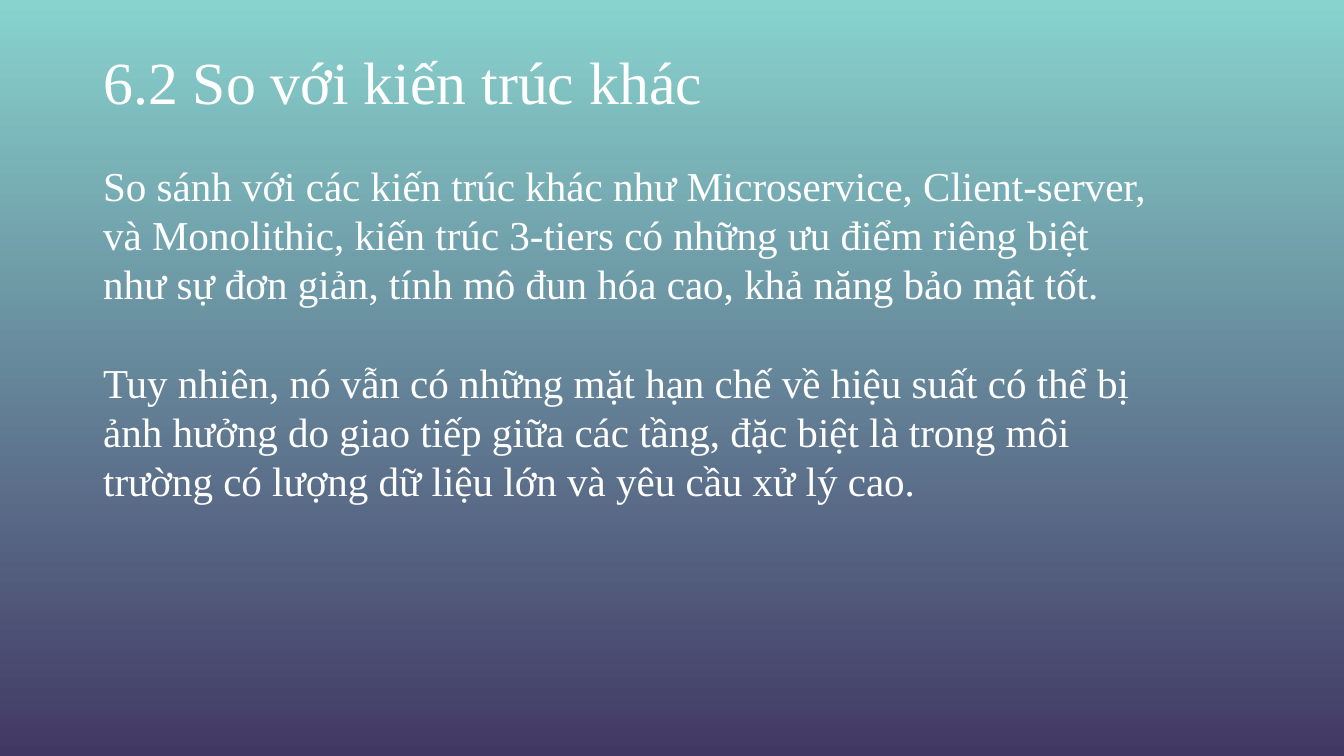
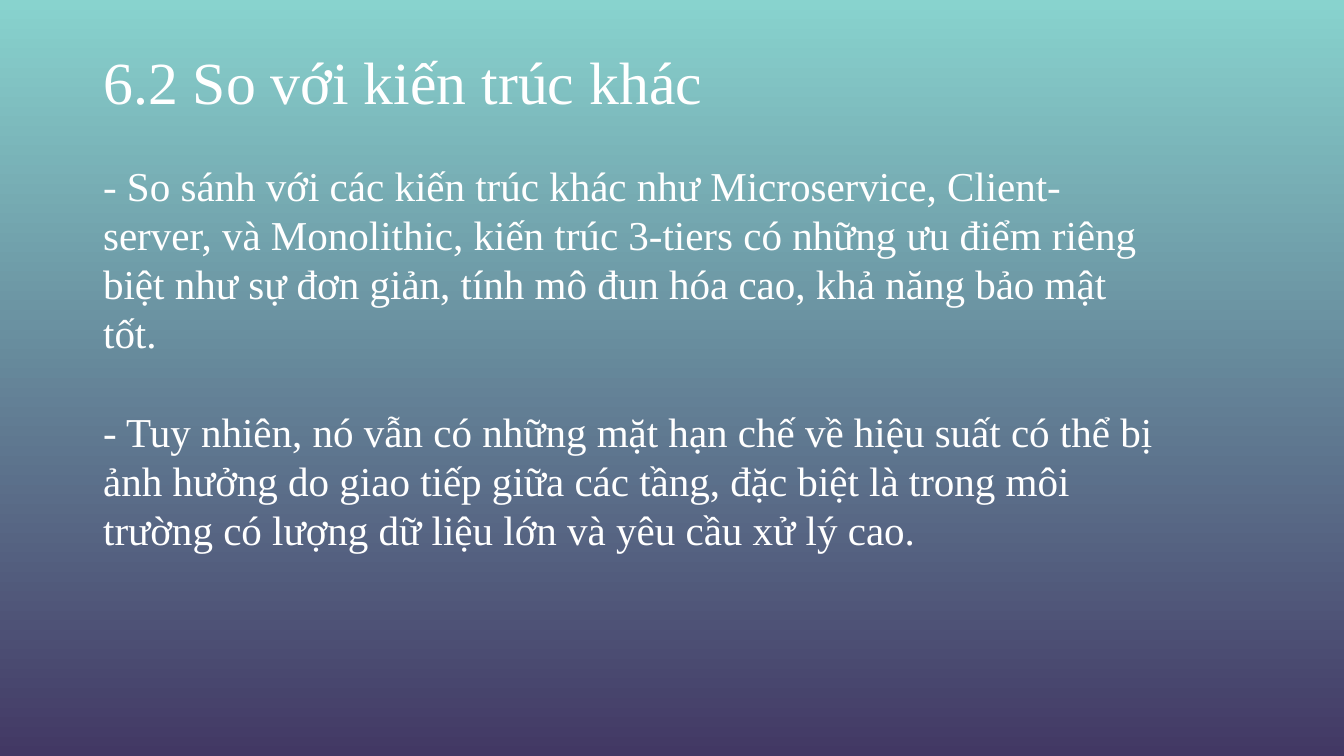
Before and after one commit to hoangtienmanhduc/Nhom14_KienTrucThietKePhanMem-, a slide deck: slide 34 of KTVTKPM.pptx. Drawn at 1344x756 pixels with LibreOffice and Linux fonts; fonts in the diff are those of the drawing; background and template pictures are left out. Boxes give left, top, right and bottom in pixels: in the first picture for what was removed or moved away, otherwise in the second. Text is boxed around its words. In the diff, an @@ line names an element or a change of style, - is before the commit and + after.

```diff
--- a/KTVTKPM.pptx
+++ b/KTVTKPM.pptx
@@ text at (x1=103, y1=171, x2=1152, y2=553): text changed @@
-So sánh với các kiến trúc khác như Microservice, Client-server, và Monolithic, kiến trúc 3-tiers có những ưu điểm riêng biệt như sự đơn giản, tính mô đun hóa cao, khả năng bảo mật tốt.
-Tuy nhiên, nó vẫn có những mặt hạn chế về hiệu suất có thể bị ảnh hưởng do giao tiếp giữa các tầng, đặc biệt là trong môi trường có lượng dữ liệu lớn và yêu cầu xử lý cao.
+- So sánh với các kiến trúc khác như Microservice, Client-server, và Monolithic, kiến trúc 3-tiers có những ưu điểm riêng biệt như sự đơn giản, tính mô đun hóa cao, khả năng bảo mật tốt.
+- Tuy nhiên, nó vẫn có những mặt hạn chế về hiệu suất có thể bị ảnh hưởng do giao tiếp giữa các tầng, đặc biệt là trong môi trường có lượng dữ liệu lớn và yêu cầu xử lý cao.
```
Also in this commit, not shown: 26 other slides changed, 1 other file.
